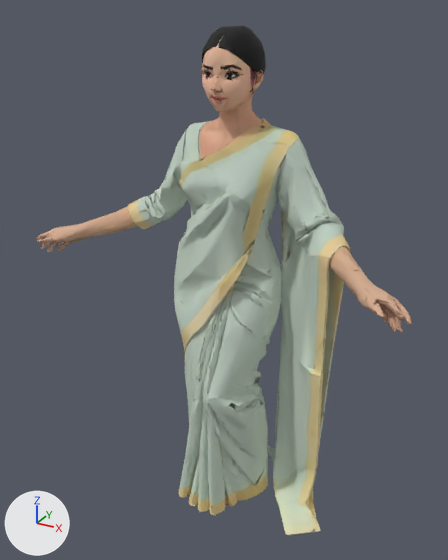
The glTF model assets/people/mid/saree-woman-mid.glb as it was, and as the next commit left it.
Both versions are drawn from a 50 mm camera at (1.041, -1.878, 1.96) aimed at (0.001, 0.012, 1.015). Arrows for +X, +Y and +Z are at lower left; the lights stay in place. The picture after the commit comes second. Vertices at exactly the same position are counted once.

Objects in the first picture: 'FaceMesh.001'.
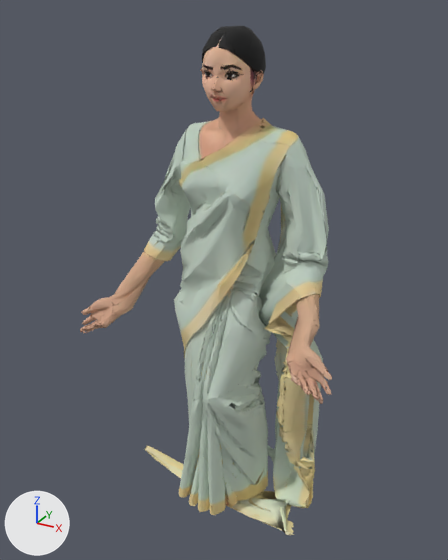
The change, as a list of edits to the scene's bpy script:
```text
Change me_model_070:
    remove me_model_070.from_pydata(...)  # 13550 vertices, 14999 faces; spans x -0.75..0.74, y -0.23..0.22, z 0.0..1.91
    add me_model_070.from_pydata(...)  # 13550 vertices, 14999 faces; spans x -0.53..0.52, y -0.27..0.22, z -0.01..1.91
    me_model_070 part 1: the loose piece of 133 vertices spanning x -0.74..-0.66, y -0.19..-0.11, z 1.07..1.15 is multiplied about its middle by the matrix ((0.335, 0.931, -0.147), (0.121, 0.112, 0.986), (0.935, -0.348, -0.075)), then moved by (0.25, -0.07, -0.32)
    me_model_070 part 2: the loose piece of 45 vertices spanning x -0.72..-0.67, y -0.19..-0.15, z 1.08..1.13 is multiplied about its middle by the matrix ((0.335, 0.931, -0.147), (0.121, 0.112, 0.986), (0.935, -0.348, -0.075)), then moved by (0.22, -0.05, -0.29)
    me_model_070 part 3: the loose piece of 197 vertices spanning x -0.75..-0.56, y -0.23..-0.09, z 1.1..1.17 is multiplied about its middle by the matrix ((0.336, 0.93, -0.148), (0.121, 0.113, 0.986), (0.934, -0.349, -0.075)), then moved by (0.2, -0.03, -0.29)
    me_model_070 part 4: the loose piece of 136 vertices spanning x -0.7..-0.59, y -0.23..-0.11, z 1.06..1.14 is multiplied about its middle by the matrix ((0.335, 0.931, -0.147), (0.121, 0.112, 0.986), (0.935, -0.348, -0.075)), then moved by (0.19, -0.06, -0.24)
    me_model_070 part 5: the loose piece of 53 vertices spanning x 0.66..0.7, y -0.18..-0.11, z 1.06..1.12 is multiplied about its middle by the matrix ((0.335, -0.931, 0.147), (-0.121, 0.112, 0.986), (-0.935, -0.348, -0.075)), then moved by (-0.24, -0.09, -0.27)
    me_model_070 part 6: the loose piece of 50 vertices spanning x 0.65..0.69, y -0.18..-0.11, z 1.06..1.12 is multiplied about its middle by the matrix ((0.335, -0.931, 0.147), (-0.121, 0.112, 0.986), (-0.935, -0.348, -0.075)), then moved by (-0.23, -0.09, -0.26)
    me_model_070 part 7: the loose piece of 135 vertices spanning x 0.58..0.72, y -0.23..-0.11, z 1.12..1.17 is multiplied about its middle by the matrix ((0.335, -0.931, 0.147), (-0.121, 0.112, 0.986), (-0.935, -0.348, -0.075)), then moved by (-0.19, -0.01, -0.3)
    me_model_070 part 8: the loose piece of 127 vertices spanning x 0.63..0.74, y -0.2..-0.13, z 1.1..1.17 is multiplied about its middle by the matrix ((0.335, -0.931, 0.147), (-0.121, 0.112, 0.986), (-0.935, -0.348, -0.075)), then moved by (-0.21, -0.03, -0.32)
    me_model_070 part 9: the loose piece of 39 vertices spanning x 0.68..0.74, y -0.19..-0.14, z 1.1..1.14 is multiplied about its middle by the matrix ((0.335, -0.931, 0.147), (-0.121, 0.112, 0.986), (-0.935, -0.348, -0.075)), then moved by (-0.23, -0.04, -0.32)
    me_model_070 part 10: the loose piece of 53 vertices spanning x 0.66..0.72, y -0.2..-0.12, z 1.07..1.13 is multiplied about its middle by the matrix ((0.335, -0.931, 0.147), (-0.121, 0.112, 0.986), (-0.935, -0.348, -0.075)), then moved by (-0.23, -0.07, -0.29)
    me_model_070 part 11: the loose piece of 58 vertices spanning x 0.67..0.72, y -0.19..-0.12, z 1.08..1.15 is multiplied about its middle by the matrix ((0.335, -0.931, 0.147), (-0.121, 0.112, 0.986), (-0.935, -0.348, -0.075)), then moved by (-0.23, -0.06, -0.3)
    me_model_070 part 12: the loose piece of 62 vertices spanning x 0.59..0.67, y -0.15..-0.1, z 1.06..1.12 is multiplied about its middle by the matrix ((0.335, -0.931, 0.147), (-0.121, 0.112, 0.986), (-0.935, -0.348, -0.075)), then moved by (-0.23, -0.1, -0.23)
    me_model_070 part 13: the loose piece of 251 vertices spanning x 0.28..0.47, y -0.03..0.13, z 1.02..1.2 is turned 39.5 degrees about the y axis through its middle, then moved by (-0.14, 0.0, -0.11)
    me_model_070 part 14: the loose piece of 10 vertices spanning x 0.38..0.4, y 0.08..0.09, z 0.21..0.26 is scaled about its middle by (-5.7, 1, 0.862), then moved by (-0.05, 0.0, -0.01)
    me_model_070 part 15: 2056 of 13550 vertices moved; they spanned x 0.17..0.69, y -0.23..0.22, z 0.01..1.37 and now span x -0.39..0.52, y -0.26..0.22, z -0.01..1.37; mean shift (-0.11, 0.0, -0.07); largest move (0.46, -0.03, 0.01) -> (-0.39, -0.03, 0.1)
    me_model_070 part 16: 913 of 13550 vertices moved; they spanned x -0.72..-0.18, y -0.21..0.17, z 0.95..1.37 and now span x -0.52..-0.1, y -0.27..0.17, z 0.8..1.36; mean shift (0.1, -0.02, -0.16); largest move (-0.67, -0.14, 1.15) -> (-0.44, -0.17, 0.82)
    other edits to the shape of me_model_070 do not show in these pictures
```

Where the change shows, as pixel boxes [x1, y1, x2, y2] in the pictures (448 x 560 px; the box of a moved part takes in the faces that stretch with it):
'FaceMesh.001', reshaped (33% narrower)
    before: [36, 26, 412, 535]
    after: [80, 26, 332, 535]
part 1 of me_model_070, moved or reshaped
    before: [37, 238, 53, 249]
    after: [80, 320, 104, 333]
part 2 of me_model_070, moved or reshaped
    before: [41, 242, 51, 249]
    after: [80, 321, 95, 331]
part 3 of me_model_070, moved or reshaped
    before: [37, 224, 79, 242]
    after: [81, 297, 118, 324]
part 4 of me_model_070, moved or reshaped
    before: [43, 237, 61, 250]
    after: [83, 307, 109, 330]
part 5 of me_model_070, moved or reshaped (not visible afterwards)
    before: [389, 309, 397, 331]
part 6 of me_model_070, moved or reshaped
    before: [386, 308, 395, 332]
    after: [298, 377, 311, 395]
part 7 of me_model_070, moved or reshaped
    before: [366, 286, 404, 319]
    after: [305, 356, 332, 395]
part 8 of me_model_070, moved or reshaped
    before: [379, 294, 412, 324]
    after: [307, 368, 328, 401]
part 9 of me_model_070, moved or reshaped
    before: [401, 311, 412, 325]
    after: [315, 380, 323, 404]
part 10 of me_model_070, moved or reshaped
    before: [388, 307, 402, 332]
    after: [305, 378, 319, 400]
part 11 of me_model_070, moved or reshaped (not visible afterwards)
    before: [394, 313, 403, 332]
part 12 of me_model_070, moved or reshaped
    before: [374, 303, 389, 326]
    after: [290, 361, 309, 385]
part 13 of me_model_070, moved or reshaped (mostly hidden)
    before: [327, 259, 344, 286]
    after: [275, 259, 301, 313]
part 14 of me_model_070, moved or reshaped (not visible before)
    after: [296, 460, 313, 468]
part 15 of me_model_070, moved or reshaped
    before: [246, 168, 398, 535]
    after: [145, 168, 332, 535]
part 16 of me_model_070, moved or reshaped
    before: [36, 156, 202, 303]
    after: [82, 156, 202, 331]
